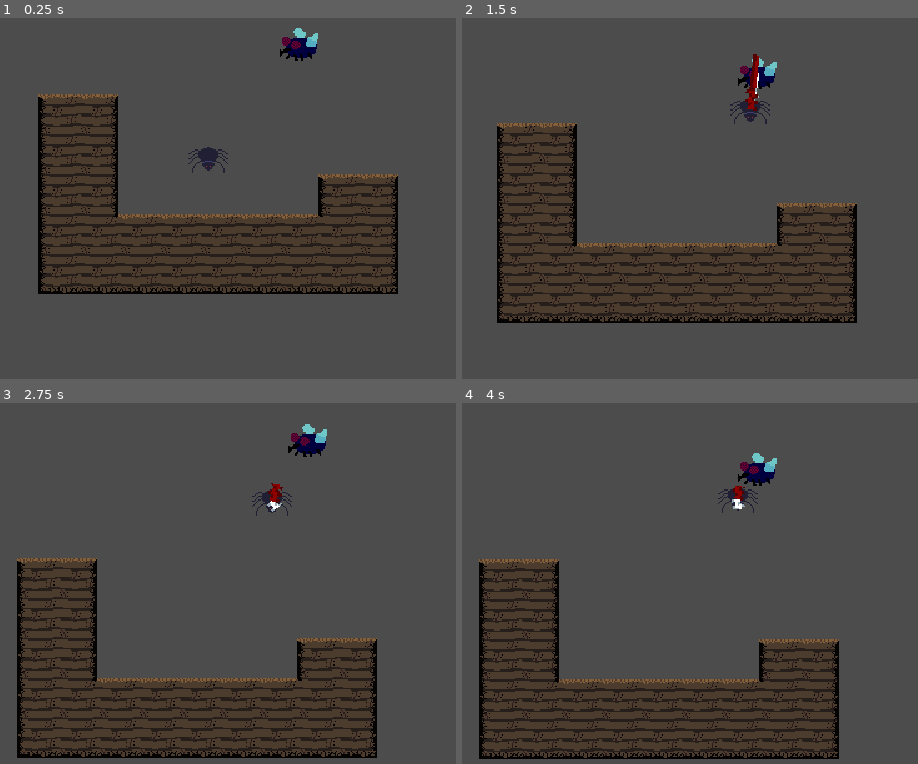
Above: before the commit, frames 1-4 (two rows, left to right).
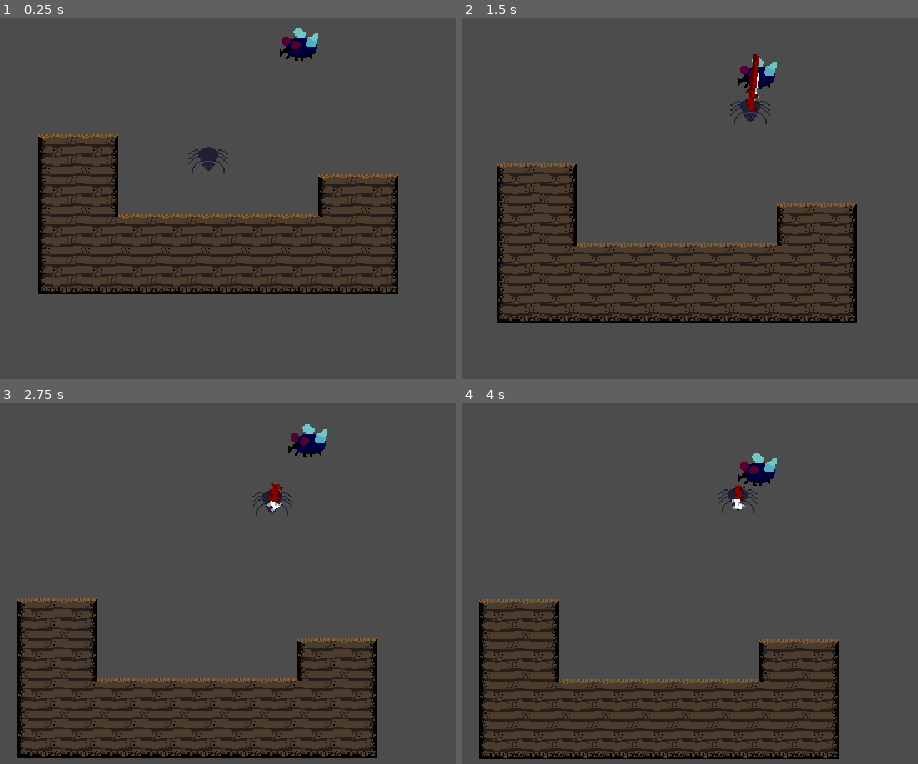
Above: after the commit, the same moments.

Repository: Heckin-Doggo/gmtk-game
Game: Godot game, scene res://levels/TestLevel.tscn
The game is run twice, just before and just after one commit, with the same random seed, the same clock (stepped at 60 frames per second) and the same inputs.
Inputs (mouse positions are in pixels of both pictures, inside the frame that each line leads up to):
- Up to frame 1 (0.25 s): no input
- Up to frame 2 (1.5 s): move the mouse to (758, 43) at 0.52 s; click (758, 43) at 0.67 s; click (758, 43) at 1.42 s
- Up to frame 3 (2.75 s): move the mouse to (278, 482) at 2.02 s; click (278, 482) at 2.17 s
- Up to frame 4 (4 s): move the mouse to (740, 482) at 2.77 s; click (740, 482) at 2.92 s; move the mouse to (740, 486) at 3.52 s; click (740, 486) at 3.67 s

The runs differ from the first frame. In frame 1, 2.1% of the frame differs, in the area x 8-26%, y 21-35%; in frame 2, 2.1%; in frame 3, 2.1%; in frame 4, 2.1%.

Commit message:
added selection notifier sprite

Diff:
--- a/game/levels/TestLevel.tscn
+++ b/game/levels/TestLevel.tscn
@@ -46,15 +46,36 @@
 [sub_resource type="ConvexPolygonShape2D" id=14]
 points = PoolVector2Array( 32, 32, 0, 32, 0, 0, 32, 0 )
 
-[sub_resource type="TileSet" id=15]
+[sub_resource type="ConvexPolygonShape2D" id=15]
+points = PoolVector2Array( 32, 32, 0, 32, 0, 0, 32, 0 )
+
+[sub_resource type="ConvexPolygonShape2D" id=16]
+points = PoolVector2Array( 32, 32, 0, 32, 0, 0, 32, 0 )
+
+[sub_resource type="ConvexPolygonShape2D" id=17]
+points = PoolVector2Array( 32, 32, 0, 32, 0, 0, 32, 0 )
+
+[sub_resource type="ConvexPolygonShape2D" id=18]
+points = PoolVector2Array( 32, 32, 0, 32, 0, 0, 32, 0 )
+
+[sub_resource type="ConvexPolygonShape2D" id=19]
+points = PoolVector2Array( 32, 32, 0, 32, 0, 0, 32, 0 )
+
+[sub_resource type="ConvexPolygonShape2D" id=20]
+points = PoolVector2Array( 32, 32, 0, 32, 0, 0, 32, 0 )
+
+[sub_resource type="ConvexPolygonShape2D" id=21]
+points = PoolVector2Array( 32, 32, 0, 32, 0, 0, 32, 0 )
+
+[sub_resource type="TileSet" id=22]
 0/name = "WoodTileset.png 0"
 0/texture = ExtResource( 2 )
 0/tex_offset = Vector2( 0, 0 )
 0/modulate = Color( 1, 1, 1, 1 )
-0/region = Rect2( 0, 0, 160, 96 )
+0/region = Rect2( 0, 0, 192, 128 )
 0/tile_mode = 1
 0/autotile/bitmask_mode = 1
-0/autotile/bitmask_flags = [ Vector2( 0, 0 ), 432, Vector2( 0, 1 ), 438, Vector2( 0, 2 ), 54, Vector2( 1, 0 ), 504, Vector2( 1, 1 ), 511, Vector2( 1, 2 ), 63, Vector2( 2, 0 ), 216, Vector2( 2, 1 ), 219, Vector2( 2, 2 ), 27, Vector2( 3, 0 ), 255, Vector2( 3, 1 ), 507, Vector2( 4, 0 ), 447, Vector2( 4, 1 ), 510 ]
+0/autotile/bitmask_flags = [ Vector2( 0, 0 ), 432, Vector2( 0, 1 ), 438, Vector2( 0, 2 ), 54, Vector2( 0, 3 ), 48, Vector2( 1, 0 ), 504, Vector2( 1, 1 ), 511, Vector2( 1, 2 ), 63, Vector2( 1, 3 ), 56, Vector2( 2, 0 ), 216, Vector2( 2, 1 ), 219, Vector2( 2, 2 ), 27, Vector2( 2, 3 ), 24, Vector2( 3, 0 ), 255, Vector2( 3, 1 ), 507, Vector2( 4, 0 ), 447, Vector2( 4, 1 ), 510, Vector2( 5, 0 ), 144, Vector2( 5, 1 ), 146, Vector2( 5, 2 ), 18, Vector2( 5, 3 ), 16 ]
 0/autotile/icon_coordinate = Vector2( 0, 0 )
 0/autotile/tile_size = Vector2( 32, 32 )
 0/autotile/spacing = 0
@@ -153,6 +174,48 @@
 "one_way_margin": 1.0,
 "shape": SubResource( 14 ),
 "shape_transform": Transform2D( 1, 0, 0, 1, 0, 0 )
+}, {
+"autotile_coord": Vector2( 5, 0 ),
+"one_way": false,
+"one_way_margin": 1.0,
+"shape": SubResource( 15 ),
+"shape_transform": Transform2D( 1, 0, 0, 1, 0, 0 )
+}, {
+"autotile_coord": Vector2( 0, 3 ),
+"one_way": false,
+"one_way_margin": 1.0,
+"shape": SubResource( 16 ),
+"shape_transform": Transform2D( 1, 0, 0, 1, 0, 0 )
+}, {
+"autotile_coord": Vector2( 1, 3 ),
+"one_way": false,
+"one_way_margin": 1.0,
+"shape": SubResource( 17 ),
+"shape_transform": Transform2D( 1, 0, 0, 1, 0, 0 )
+}, {
+"autotile_coord": Vector2( 2, 3 ),
+"one_way": false,
+"one_way_margin": 1.0,
+"shape": SubResource( 18 ),
+"shape_transform": Transform2D( 1, 0, 0, 1, 0, 0 )
+}, {
+"autotile_coord": Vector2( 5, 1 ),
+"one_way": false,
+"one_way_margin": 1.0,
+"shape": SubResource( 19 ),
+"shape_transform": Transform2D( 1, 0, 0, 1, 0, 0 )
+}, {
+"autotile_coord": Vector2( 5, 2 ),
+"one_way": false,
+"one_way_margin": 1.0,
+"shape": SubResource( 20 ),
+"shape_transform": Transform2D( 1, 0, 0, 1, 0, 0 )
+}, {
+"autotile_coord": Vector2( 5, 3 ),
+"one_way": false,
+"one_way_margin": 1.0,
+"shape": SubResource( 21 ),
+"shape_transform": Transform2D( 1, 0, 0, 1, 0, 0 )
 } ]
 0/z_index = 0
 
@@ -167,7 +230,7 @@
 position = Vector2( 368, 88 )
 
 [node name="TileMap" type="TileMap" parent="."]
-tile_set = SubResource( 15 )
+tile_set = SubResource( 22 )
 cell_size = Vector2( 32, 32 )
 format = 1
-tile_data = PoolIntArray( 262149, 0, 0, 262150, 0, 2, 327685, 0, 65536, 327686, 0, 65538, 393221, 0, 65536, 393222, 0, 65538, 39 …(339 unchanged characters)…
+tile_data = PoolIntArray( 327685, 0, 0, 327686, 0, 2, 393221, 0, 65536, 393222, 0, 65538, 39 …(339 unchanged characters)…
Binary file added: game/assets/sprites/SelectionNotifier.png
Not shown: 1 places in game/levels/TestLevel.tscn that only renumber resources
